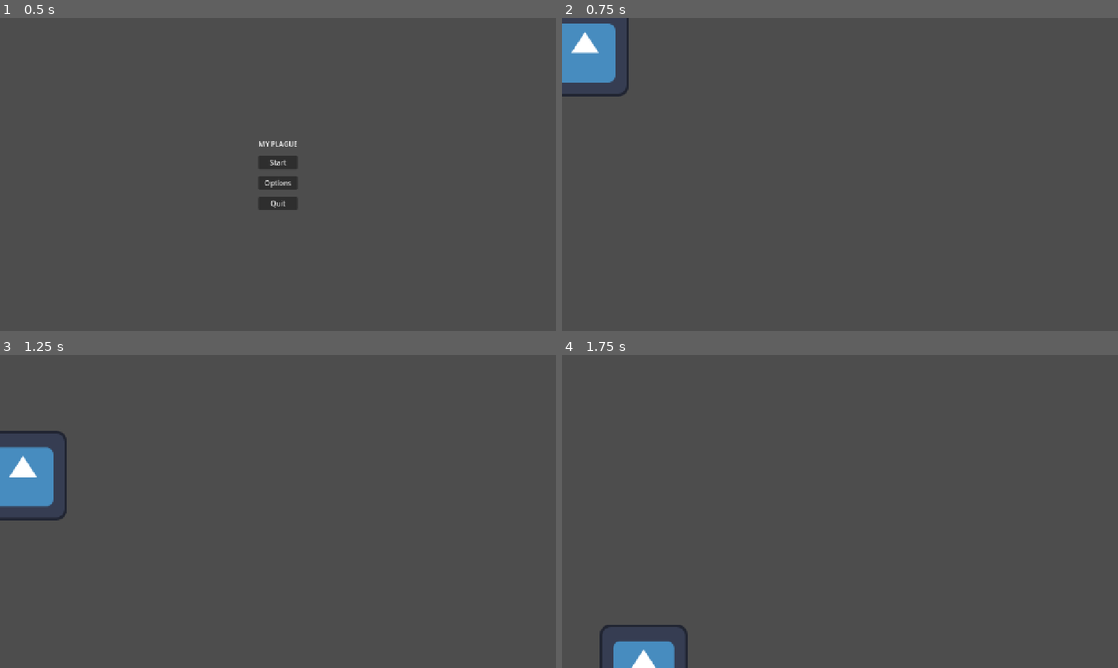
Above: before the commit, frames 1-4 (two rows, left to right).
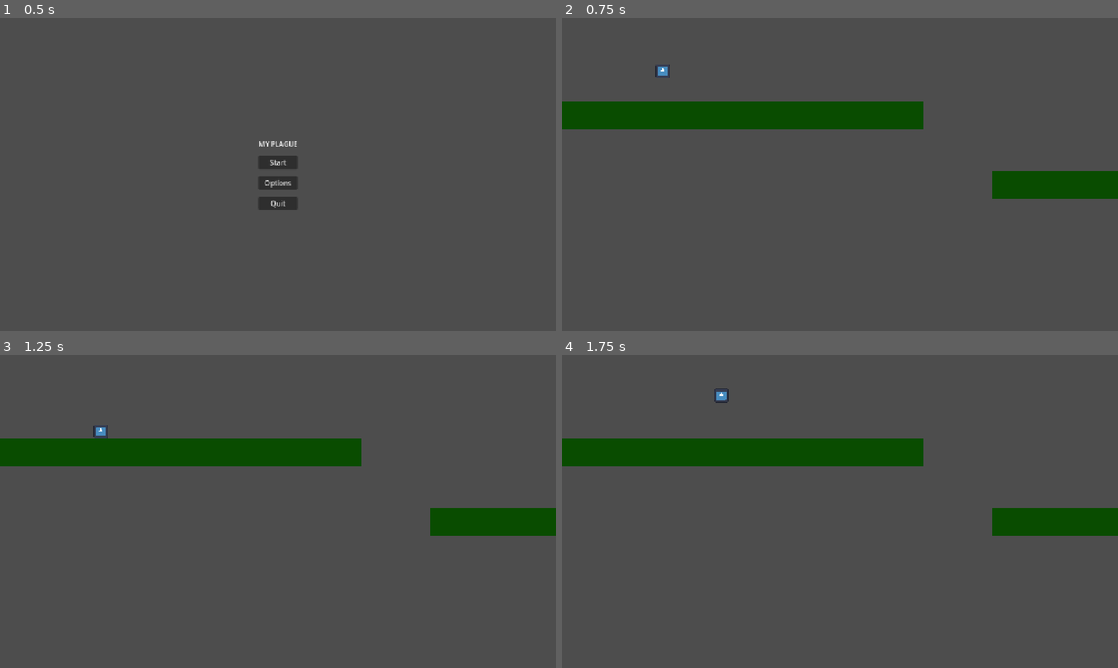
Above: after the commit, the same moments.

Repository: jpbmoura/gmtk-gamejam
Game: Godot game, scene res://scenes/menu/main_menu.tscn
Same seed, same stepped clock (60 frames per second), same inputs: the game is played once before the commit and once after it. The engine's default icon, where the game draws it, is replaced by a stand-in: a white triangle on a blue panel in a dark square.
Inputs:
- Up to frame 1 (0.5 s): no input
- Up to frame 2 (0.75 s): click "Start" at 0.5 s
- Up to frame 3 (1.25 s): no input
- Up to frame 4 (1.75 s): tap Enter (ui_accept) at 1.25, 1.52 s; hold Right (ui_right) from 1.28 s (still down)

Frame 1 is identical in both runs. In frame 2, 9.9% of the frame differs, in the area x 0-100%, y 0-58%; in frame 3, 9.4%; in frame 4, 9.1%.

Commit message:
Adiciona entidades de plataforma e killzone, atualiza cena do nível 1 e ajusta lógica do jogador

Diff:
--- /dev/null
+++ b/scenes/entities/platform.gd
@@ -0,0 +1,17 @@
+@tool
+extends StaticBody2D
+
+@export var size := Vector2(832, 64):
+	set(value):
+		size = value
+		_update_size()
+
+func _ready() -> void:
+	_update_size()
+
+func _update_size() -> void:
+	if not is_node_ready():
+		return
+	$ColorRect.size = size
+	$ColorRect.position = -size * 0.5
+	$CollisionShape2D.shape.size = size
--- /dev/null
+++ b/scenes/entities/platform.tscn
@@ -0,0 +1,18 @@
+[gd_scene format=3 uid="uid://brhky7d1fu1f7"]
+
+[sub_resource type="RectangleShape2D" id="RectangleShape2D_fw547"]
+resource_local_to_scene = true
+size = Vector2(832, 64)
+
+[node name="Platform" type="StaticBody2D" unique_id=424414164]
+
+[node name="ColorRect" type="ColorRect" parent="." unique_id=1997256266]
+unique_name_in_owner = true
+offset_right = 832.0
+offset_bottom = 64.0
+color = Color(0.036107767, 0.29700017, 0, 1)
+
+[node name="CollisionShape2D" type="CollisionShape2D" parent="." unique_id=664682420]
+unique_name_in_owner = true
+position = Vector2(416, 32)
+shape = SubResource("RectangleShape2D_fw547")
--- /dev/null
+++ b/scenes/levels/killzone.gd
@@ -0,0 +1,12 @@
+extends Area2D
+
+@export var spawn: Marker2D
+
+func _ready() -> void:
+	body_entered.connect(_on_body_entered)
+
+func _on_body_entered(body: Node2D) -> void:
+	if not body.is_in_group("player"):
+		return
+	body.velocity = Vector2.ZERO
+	body.global_position = spawn.global_position
--- /dev/null
+++ b/scenes/levels/level_1.gd
@@ -0,0 +1,7 @@
+extends Node2D
+
+@export var spawn: Marker2D
+@export var player: CharacterBody2D
+
+func _ready() -> void:
+	player.global_position = spawn.global_position
--- /dev/null
+++ b/scenes/levels/level_1.tscn
@@ -0,0 +1,53 @@
+[gd_scene format=3 uid="uid://6idt65y6u3e0"]
+
+[ext_resource type="Script" uid="uid://bnxug3x3taa6e" path="res://scenes/levels/level_1.gd" id="1_6761a"]
+[ext_resource type="PackedScene" uid="uid://brhky7d1fu1f7" path="res://scenes/entities/platform.tscn" id="1_nsrm0"]
+[ext_resource type="Script" uid="uid://bxowh1g00b0lj" path="res://scenes/player/player.gd" id="2_x42e6"]
+[ext_resource type="Texture2D" uid="uid://byaakvrxlx1jm" path="res://icon.svg" id="3_6761a"]
+[ext_resource type="Script" uid="uid://3clmk6063l62" path="res://scenes/levels/killzone.gd" id="4_x42e6"]
+
+[sub_resource type="RectangleShape2D" id="RectangleShape2D_dodyb"]
+size = Vector2(2090, 138)
+
+[sub_resource type="RectangleShape2D" id="RectangleShape2D_fw547"]
+size = Vector2(32, 32)
+
+[node name="Level1" type="Node2D" unique_id=2117434212 node_paths=PackedStringArray("spawn", "player")]
+script = ExtResource("1_6761a")
+spawn = NodePath("Spawn")
+player = NodePath("Player")
+
+[node name="World" type="Node2D" parent="." unique_id=1252937482]
+
+[node name="Platform" parent="World" unique_id=424414164 instance=ExtResource("1_nsrm0")]
+position = Vector2(0, 192)
+
+[node name="Platform2" parent="World" unique_id=1400482550 instance=ExtResource("1_nsrm0")]
+position = Vector2(992, 352)
+
+[node name="Spawn" type="Marker2D" parent="." unique_id=734893175]
+position = Vector2(120, 190)
+gizmo_extents = 36.3
+
+[node name="Killzone" type="Area2D" parent="." unique_id=1751670375 node_paths=PackedStringArray("spawn")]
+position = Vector2(160, 96)
+script = ExtResource("4_x42e6")
+spawn = NodePath("../Spawn")
+
+[node name="CollisionShape2D" type="CollisionShape2D" parent="Killzone" unique_id=991627366]
+position = Vector2(800, 480)
+shape = SubResource("RectangleShape2D_dodyb")
+debug_color = Color(0, 0.20784314, 0.69803923, 0.41960785)
+
+[node name="Player" type="CharacterBody2D" parent="." unique_id=837359898]
+position = Vector2(0, 160)
+script = ExtResource("2_x42e6")
+
+[node name="Sprite2D" type="Sprite2D" parent="Player" unique_id=2033307389]
+position = Vector2(112, -80)
+scale = Vector2(0.25, 0.25)
+texture = ExtResource("3_6761a")
+
+[node name="CollisionShape2D" type="CollisionShape2D" parent="Player" unique_id=727390925]
+position = Vector2(112, -80)
+shape = SubResource("RectangleShape2D_fw547")
--- a/scenes/menu/main_menu.gd
+++ b/scenes/menu/main_menu.gd
@@ -1,6 +1,6 @@
 extends Control
 
-const GAME_SCENE := "res://scenes/player/player.tscn"
+const GAME_SCENE := "res://scenes/levels/level_1.tscn"
 
 @onready var options_menu: Control = %OptionsMenu
 @onready var main_buttons: Control = %CenterContainer
--- a/scenes/player/player.gd
+++ b/scenes/player/player.gd
@@ -4,6 +4,8 @@
 const SPEED = 300.0
 const JUMP_VELOCITY = -400.0
 
+func _ready() -> void:
+	add_to_group("player")
 
 func _physics_process(delta: float) -> void:
 	# Add the gravity.
Not shown, added: scenes/entities/platform.gd.uid
Not shown, added: scenes/levels/killzone.gd.uid
Not shown, added: scenes/levels/level_1.gd.uid
